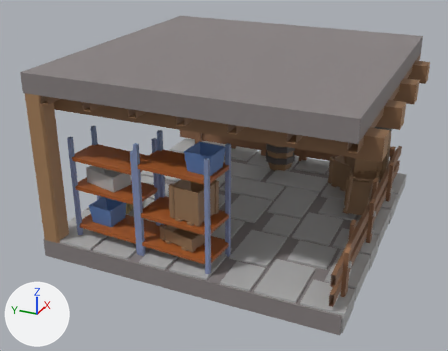
What one commit did to the FBX model Assets/3DModels/Buildings/Storages/ResourceStorage/ResourceStorage_Level_01_CornerLeftRight.fbx.
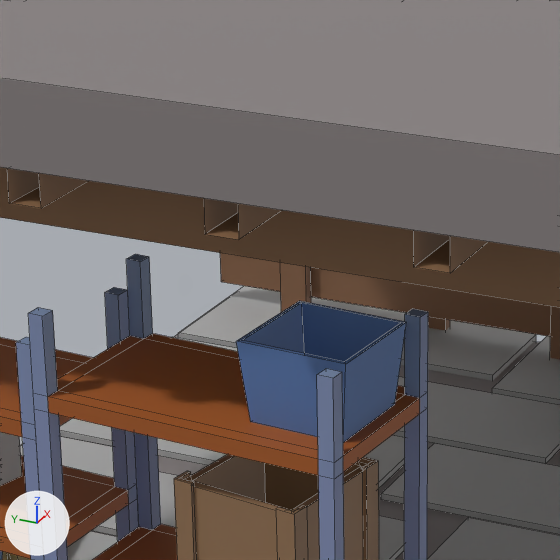
Old and new are each drawn whole from a 50 mm camera at (-15.01, -6.18, 8.83) aimed at (-0.62, 0.3, 1.64) and again close up on the part from 28% to 59% of the width and 19% to 58% of the height. The axes (+X, +Y, +Z) are drawn at lower left. The lights are the same throughout. The older version's two pictures come first. The close-ups show mesh edges as thin lines. Where no turn or scale is listed for an object, it has been applied to the vertices.

In view in the first close-up: 'ResourceStorage_Level_01_CornerLeftRight'.
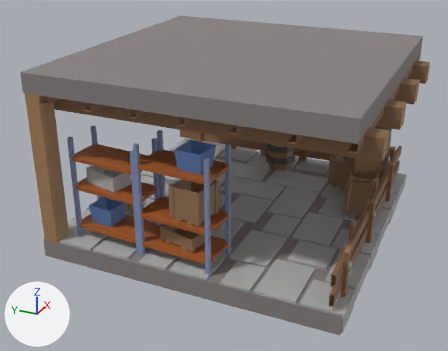
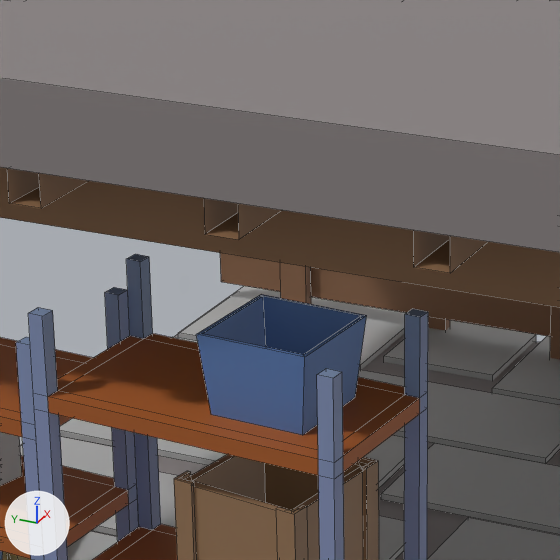
The change, as a diff of the scene's bpy script:
```diff
--- a/Assets/3DModels/Buildings/Storages/ResourceStorage/ResourceStorage_Level_01_CornerLeftRight.fbx.py
+++ b/Assets/3DModels/Buildings/Storages/ResourceStorage/ResourceStorage_Level_01_CornerLeftRight.fbx.py
@@ me_cube_003 @@
 me_cube_003.from_pydata(...)  # 1838 vertices, 1637 faces; spans x -4.0..4.05, y -4.4..4.05, z 0.0..5.0
 # used by ob_resourcestorage_level_01_cornerleftright; location = (0.0, 0.0, 0.0)
+# me_cube_003 part 1: the loose piece of 16 vertices spanning x -3.57..-2.82, y -0.76..-0.01, z 3.0..3.5 is moved by (0.0, 0.25, 0.0)
 me_cube_003.materials.append(mat_palette)
```

Boxes [x1, y1, x2, y2] around the edits, measured in the close-ups (560 x 560 px; the box of a moved part takes in the faces that stretch with it):
part 1 of me_cube_003, moved or reshaped
    before: [236, 301, 407, 443]
    after: [196, 294, 367, 435]
